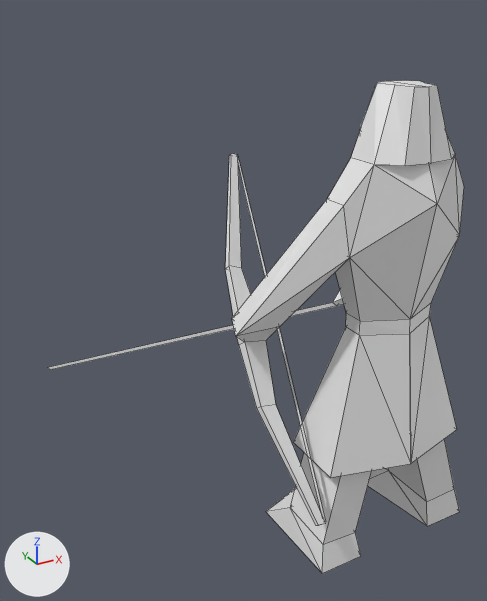
An edit to the Blender file img sources/Blender/archers.blend, drawn before and after from the same camera.
The view is the same before and after, from a 50 mm lens placed at (-13.2, -13.8, 16.4), pointed at (-3.8, 3.3, 7.9). Lighting does not change. The marker at lower left points along +X, +Y and +Z. Mesh edges are drawn as thin lines.

Script lines for the objects in view, before the commit:
```python
me_plane = bpy.data.meshes.new('Plane')
me_plane.from_pydata(...)  # 123 vertices, 136 faces; spans x -9.4..2.9, y -30.6..33.5, z -7.5..1.1
ob_plane = bpy.data.objects.new('Plane', me_plane)
ob_plane.location = (-0.24, 0.0, 6.88)
ob_plane.rotation_euler = (1.571, 0.0, 0.0)  # degrees (90, 0, 0)
ob_plane.scale = (1.05, 0.227, 1.0)
```
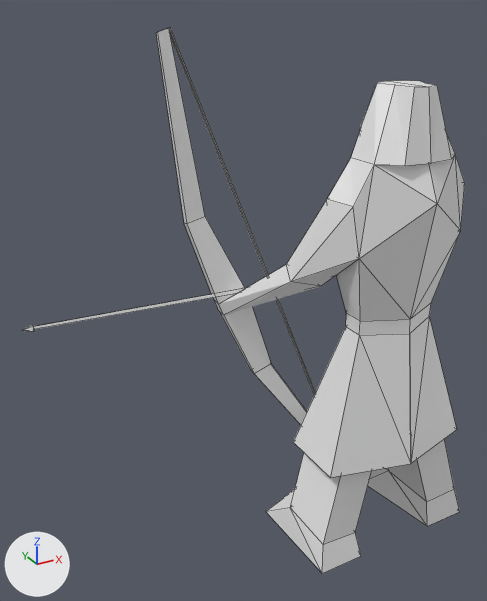
What differs and where, as boxes [x1, y1, x2, y2] in the pictures (487 x 601 px):
```json
{"object": "Plane", "change": "reshaped", "before": [47, 81, 464, 574], "after": [24, 28, 465, 574], "on screen": "11% taller"}
{"part": 1, "of": "me_plane", "change": "built on", "before": [47, 154, 464, 526], "after": [24, 28, 465, 425]}
```

Scene script edits in JSON lines:
```json
{"block": "me_plane", "where": "# used by ob_plane; location = (-0.24, 0.0, 6.88); rotation_euler = (1.571, 0.0, 0.0), in degrees (90, 0, 0); scale = (1.05, 0.227, 1.0)"}
{"op": "remove", "block": "me_plane", "code": "me_plane.from_pydata(...)  # 123 vertices, 136 faces; spans x -9.4..2.9, y -30.6..33.5, z -7.5..1.1"}
{"op": "add", "block": "me_plane", "code": "me_plane.from_pydata(...)  # 136 vertices, 149 faces; spans x -9.6..3.2, y -30.6..39.4, z -5.1..1.1"}
{"block": "me_plane", "change": "me_plane part 1"}
{"block": "me_plane", "change": "6 vertices are removed from x -9.4..-1.4, y 2.4..20.8, z -7.5..-2.7"}
{"block": "me_plane", "change": "12 faces are deleted"}
{"block": "me_plane", "change": "3 vertices in x 0.0..0.7, y 0.7..2.0, z -3.7..-3.3 move by (1.1, 4.7, 0.0)"}
{"block": "me_plane", "change": "37 vertices move from x -4.4..2.1, y -21.7..20.4, z -4.7..0.9 to x -4.7..3.2, y -25.3..20.4, z -4.5..0.2"}
{"block": "me_plane", "change": "19 vertices are added at x -9.6..1.2, y -24.4..39.4, z -5.1..-2.7"}
{"block": "me_plane", "change": "25 new faces join them"}
```
